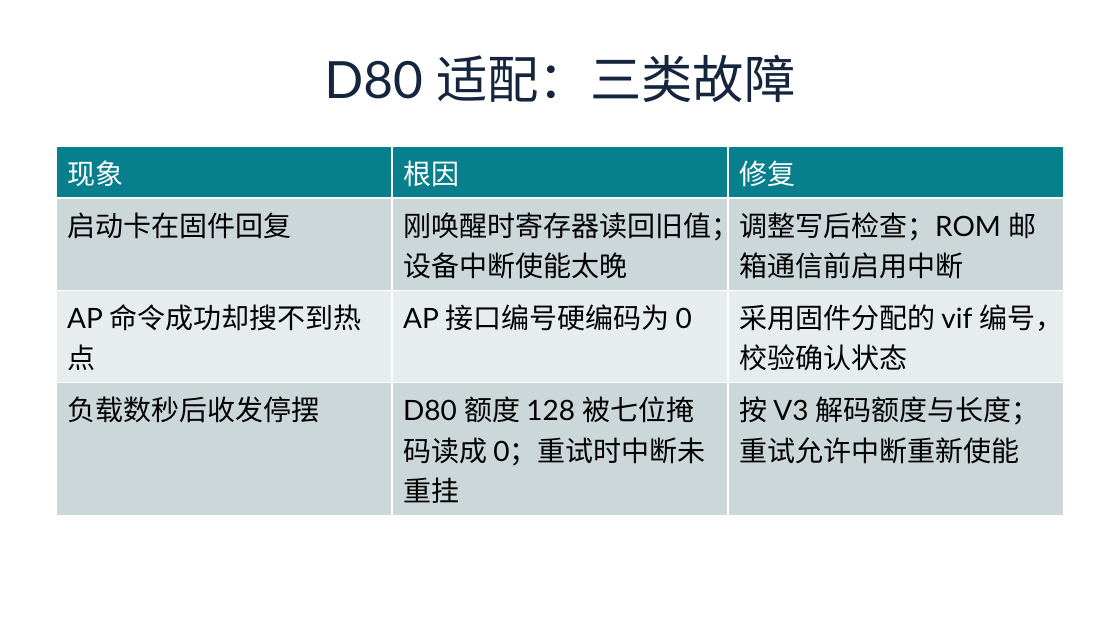
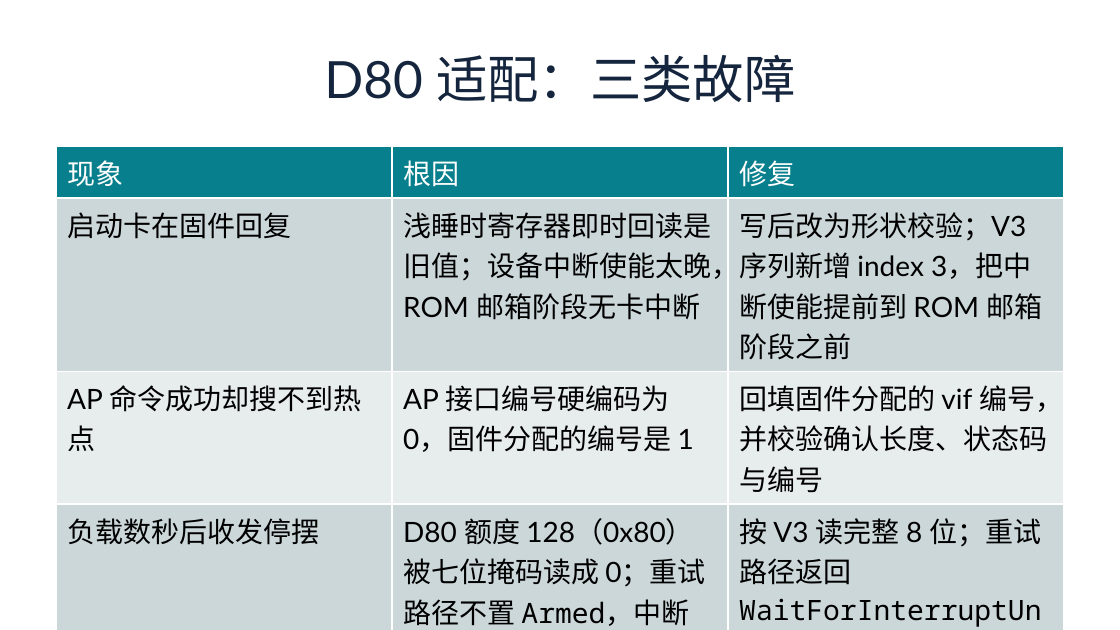
Before and after one commit to Antareske/2026-oscamp-internship-blog, a slide deck: slide 6 of 2026-OSCamp-实习总结汇报.pptx. Drawn at 1120x630 pixels with LibreOffice and Linux fonts; fonts in the diff are those of the drawing. Boxes give left, top, right and bottom in pixels: in the first picture for what was removed or moved away, otherwise in the second. Text is boxed around its words. In the diff, an @@ line names an element or a change of style, - is before the commit and + after.

```diff
--- a/2026-OSCamp-实习总结汇报.pptx
+++ b/2026-OSCamp-实习总结汇报.pptx
@@ table at [56, 147, 1064, 630] @@
-row 2, column 2: 刚唤醒时寄存器读回旧值；设备中断使能太晚
+row 2, column 2: 浅睡时寄存器即时回读是旧值；设备中断使能太晚，ROM 邮箱阶段无卡中断
-row 2, column 3: 调整写后检查；ROM 邮箱通信前启用中断
+row 2, column 3: 写后改为形状校验；V3 序列新增 index 3，把中断使能提前到 ROM 邮箱阶段之前
-row 3, column 2: AP 接口编号硬编码为 0
+row 3, column 2: AP 接口编号硬编码为 0，固件分配的编号是 1
-row 3, column 3: 采用固件分配的 vif 编号，校验确认状态
+row 3, column 3: 回填固件分配的 vif 编号，并校验确认长度、状态码与编号
-row 4, column 2: D80 额度 128 被七位掩码读成 0；重试时中断未重挂
+row 4, column 2: D80 额度 128（0x80）被七位掩码读成 0；重试路径不置 Armed，中断永不重挂
-row 4, column 3: 按 V3 解码额度与长度；重试允许中断重新使能
+row 4, column 3: 按 V3 读完整 8 位；重试路径返回 WaitForInterruptUntil 并置 Armed
```
Also in this commit, not shown: 14 other slides changed.
